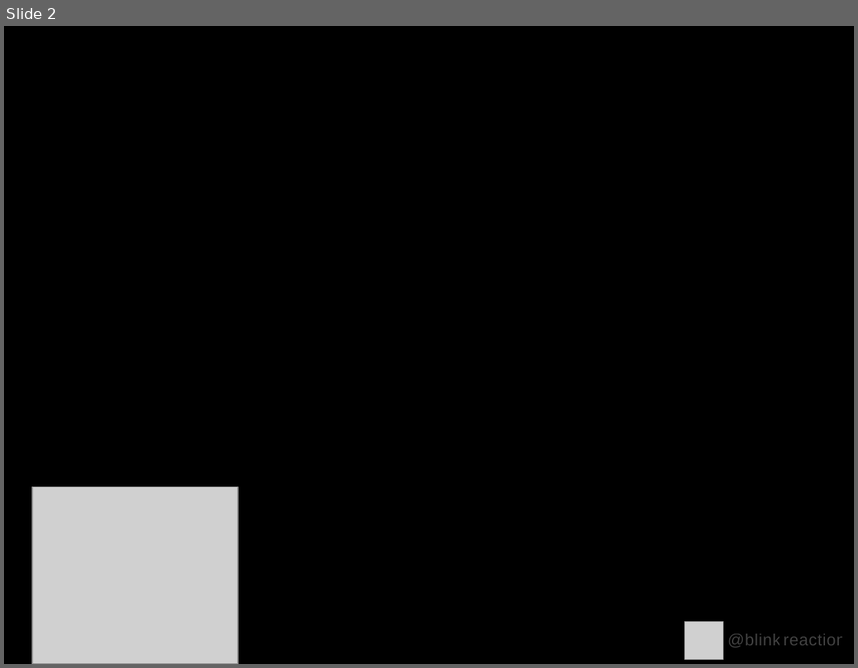
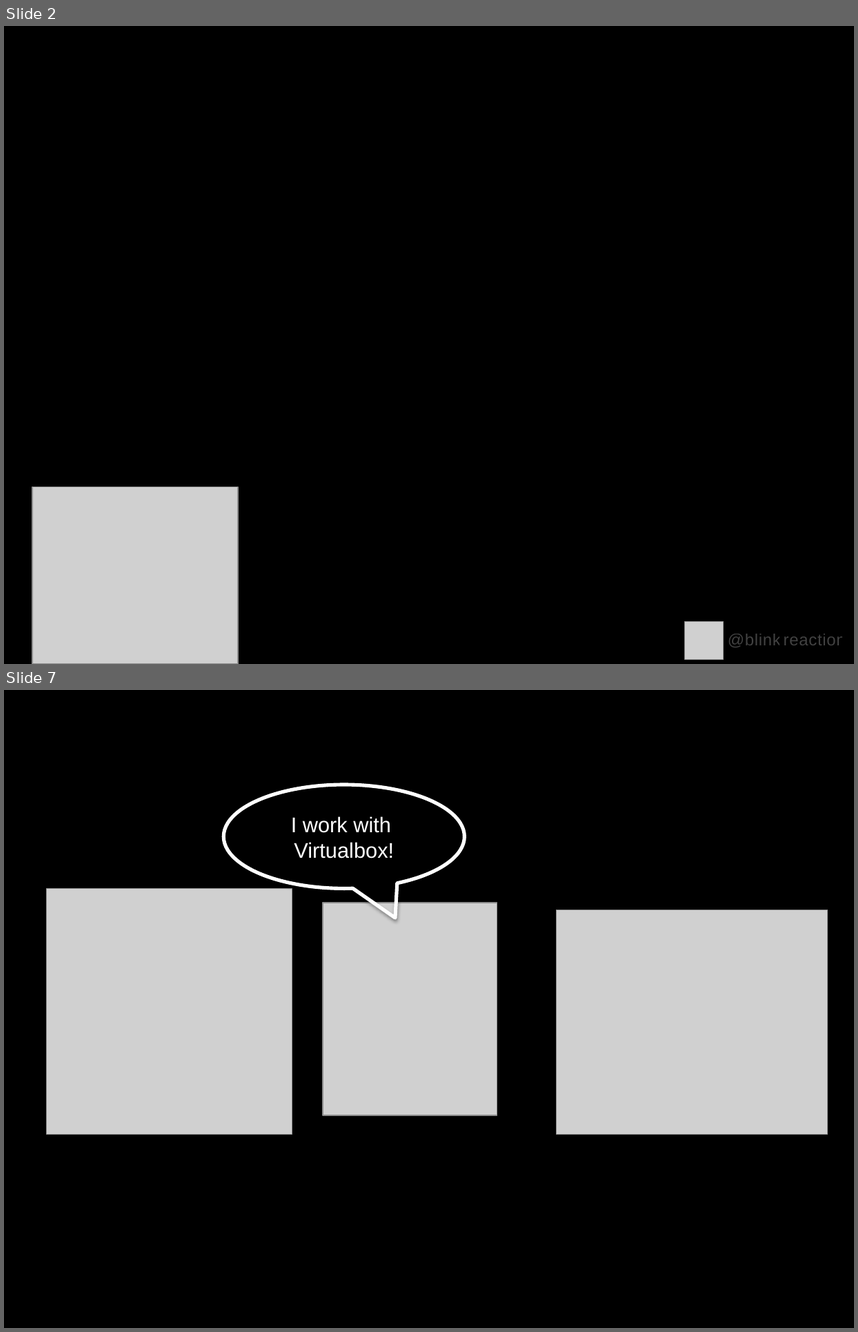
Before and after one commit to raysaltini/handsOnD8SiteBuilder, a slide deck: src/handsOnD8SiteBuilder.pptx. Shown one above the other, each under a label of ours: slide 2 before the commit, slides 2 and 7 after it; the slides between them are not shown. The pictures are 858x668 and 858x1332 pixels, drawn with LibreOffice and Linux fonts; fonts in the diff are those of the drawing; grey boxes stand for pictures. Boxes give left, top, right and bottom in pixels: in the first picture for what was removed or moved away, otherwise in the second. Text is boxed around its words. In the diff, an @@ line names an element or a change of style, - is before the commit and + after.

```diff
--- a/src/handsOnD8SiteBuilder.pptx
+++ b/src/handsOnD8SiteBuilder.pptx
@@ slide 7 added at [4,690,854,1328], background #000000 @@
@@ speech bubble added at [223,785,464,888], outline #FFFFFF 3 pt, 18 pt, text #FFFFFF @@
+I work with
+Virtualbox!
@@ picture added at [47,888,292,1134] @@
@@ picture added at [323,903,497,1115] @@
@@ picture added at [557,909,828,1134] @@
```
Also in this commit, not shown: 7 other slides added, 1 slide removed, 19 other files.
